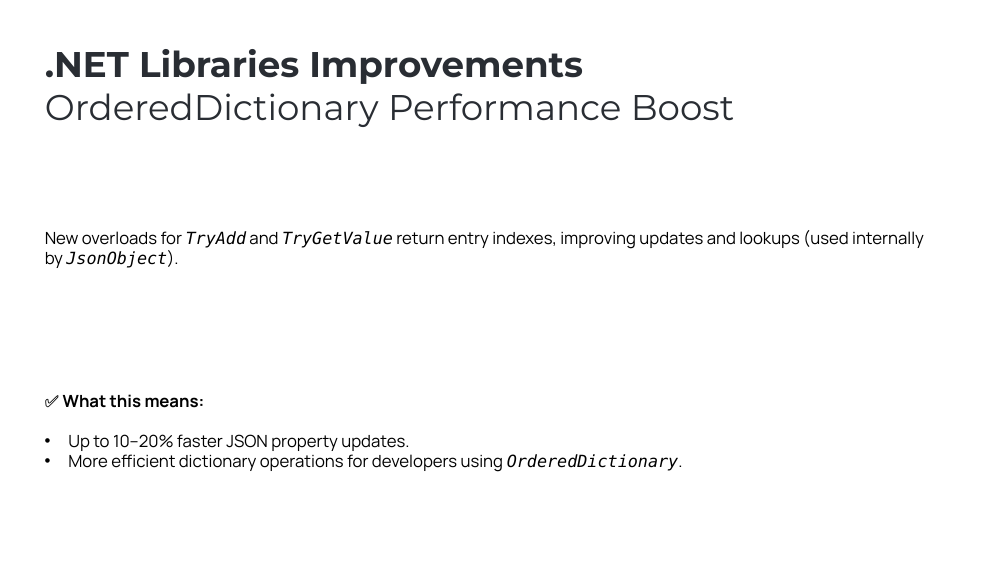
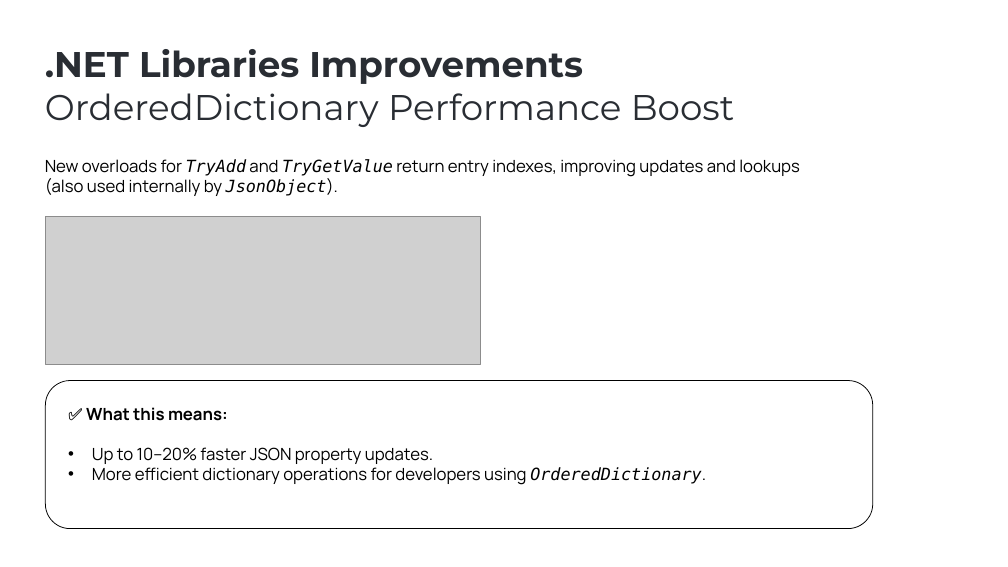
Before and after one commit to ebicoglu/presentations, a slide deck: slide 11 of abp-community-talks-2025.09.pptx. Drawn at 1008x567 pixels with LibreOffice and Linux fonts; fonts in the diff are those of the drawing; grey boxes stand for pictures; background and template pictures are left out. Boxes give left, top, right and bottom in pixels: in the first picture for what was removed or moved away, otherwise in the second. Text is boxed around its words. In the diff, an @@ line names an element or a change of style, - is before the commit and + after.

```diff
--- a/abp-community-talks-2025.09.pptx
+++ b/abp-community-talks-2025.09.pptx
@@ text at (x1=45, y1=159, x2=800, y2=196): text changed @@
-New overloads for TryAdd and TryGetValue return entry indexes, improving updates and lookups (used internally by JsonObject).
+New overloads for TryAdd and TryGetValue return entry indexes, improving updates and lookups
+(also used internally by JsonObject).
@@ picture added at (x1=45, y1=216, x2=480, y2=364) @@
@@ rounded rectangle added at (x1=45, y1=380, x2=873, y2=529), outline #000000 0.75 pt @@
@@ text "✅ What this means:" moved from (x1=63, y1=394, x2=683, y2=472) to (x1=86, y1=407, x2=706, y2=485) @@
```
Also in this commit, not shown: 16 other slides changed, 2 slides added, 1 slide removed.
